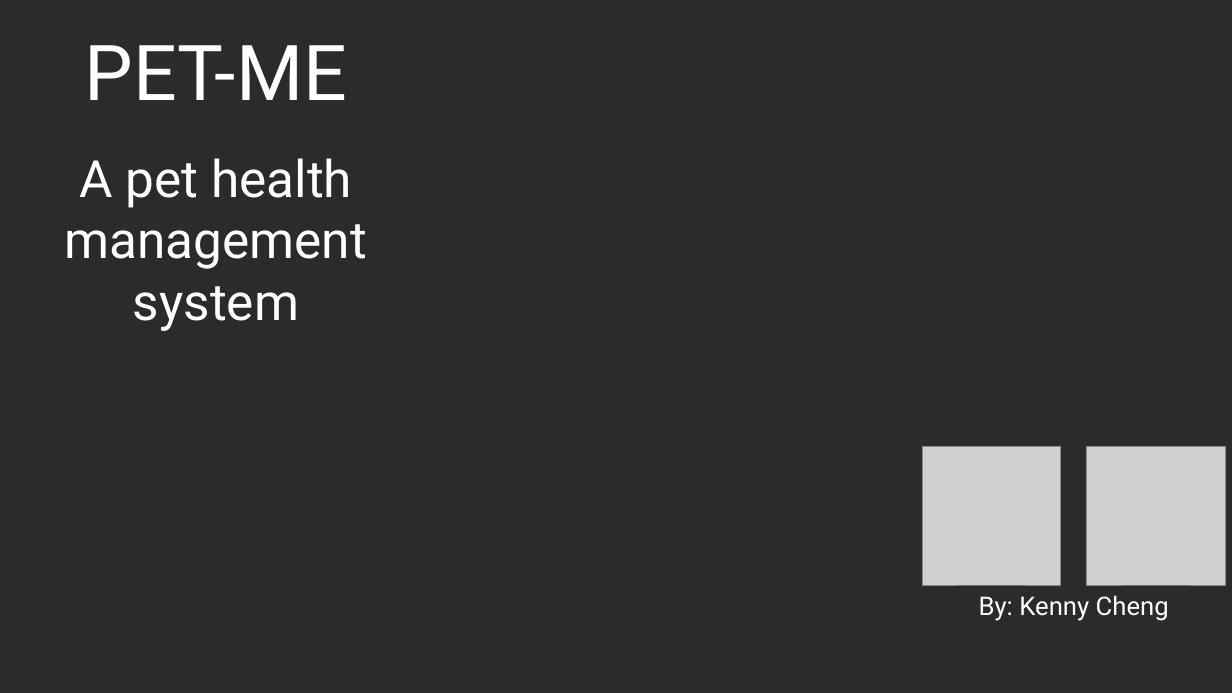
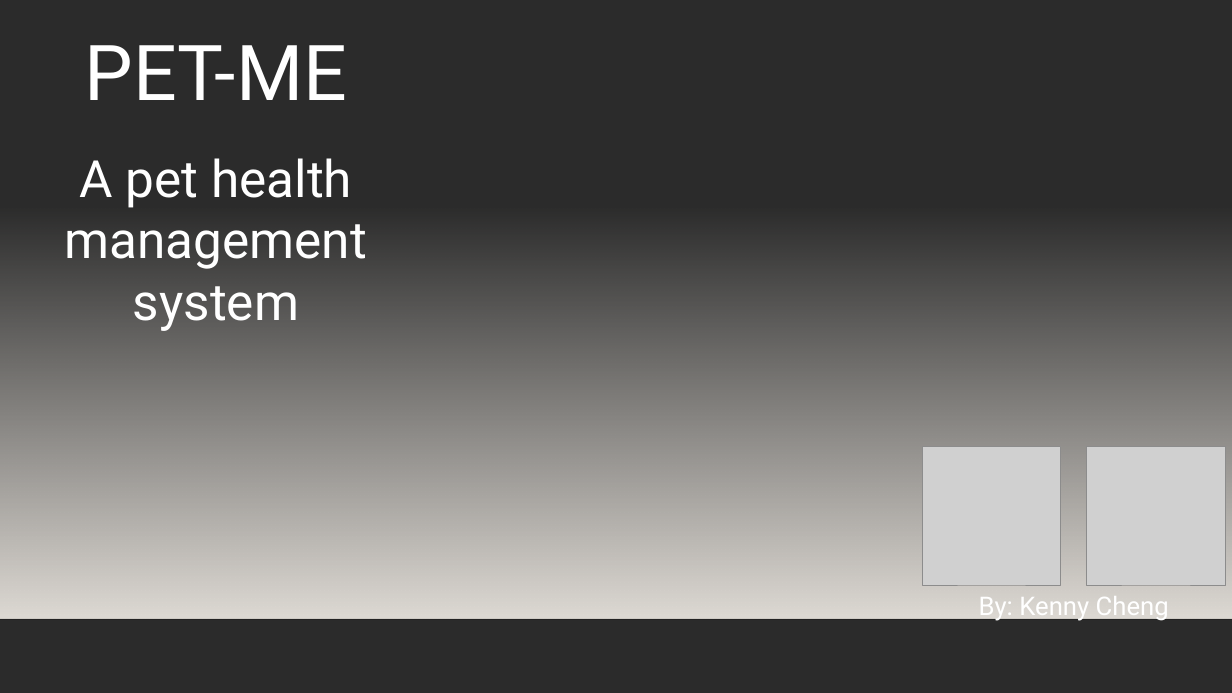
Before and after one commit to fcynnek/Final-Project, a slide deck: slide 1 of Final Project Documentation/Final Project Presentation.pptx. Drawn at 1232x693 pixels with LibreOffice and Linux fonts; fonts in the diff are those of the drawing; grey boxes stand for pictures; background and template pictures are left out; a plain dark background stands for a picture behind light text. Boxes give left, top, right and bottom in pixels: in the first picture for what was removed or moved away, otherwise in the second. Text is boxed around its words. In the diff, an @@ line names an element or a change of style, - is before the commit and + after.

```diff
--- a/Final Project Documentation/Final Project Presentation.pptx
+++ b/Final Project Documentation/Final Project Presentation.pptx
@@ rectangle added at (x1=0, y1=204, x2=1232, y2=619), fill gradient #DFDBD5 @@
@@ line added from (0, 619) to (1232, 619), #000001 1 pt @@
```
Also in this commit, not shown: 9 other slides changed.
